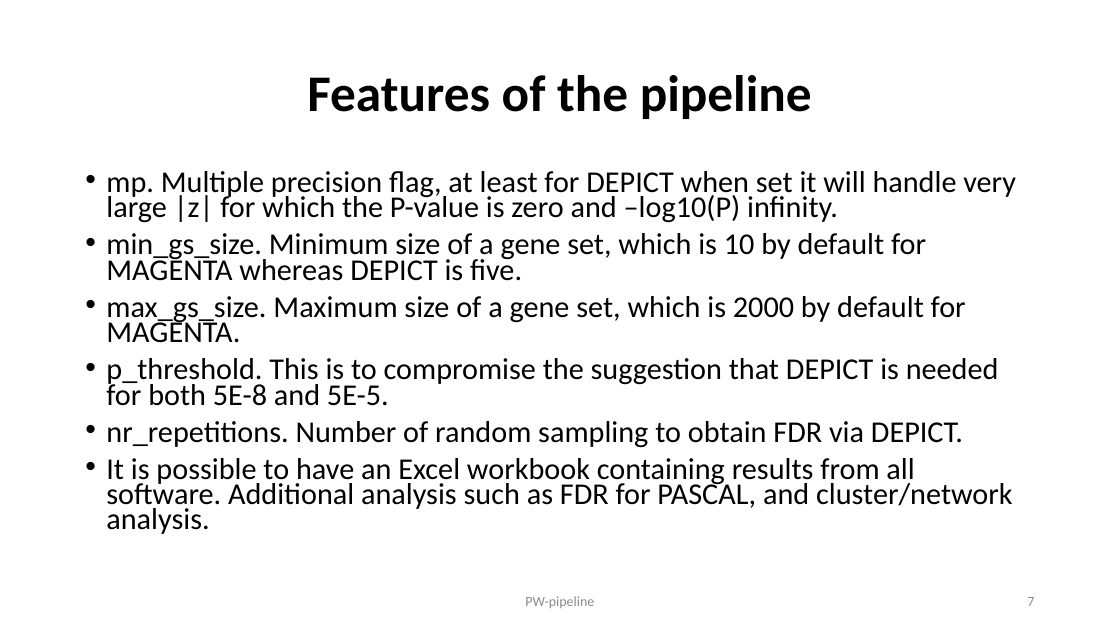
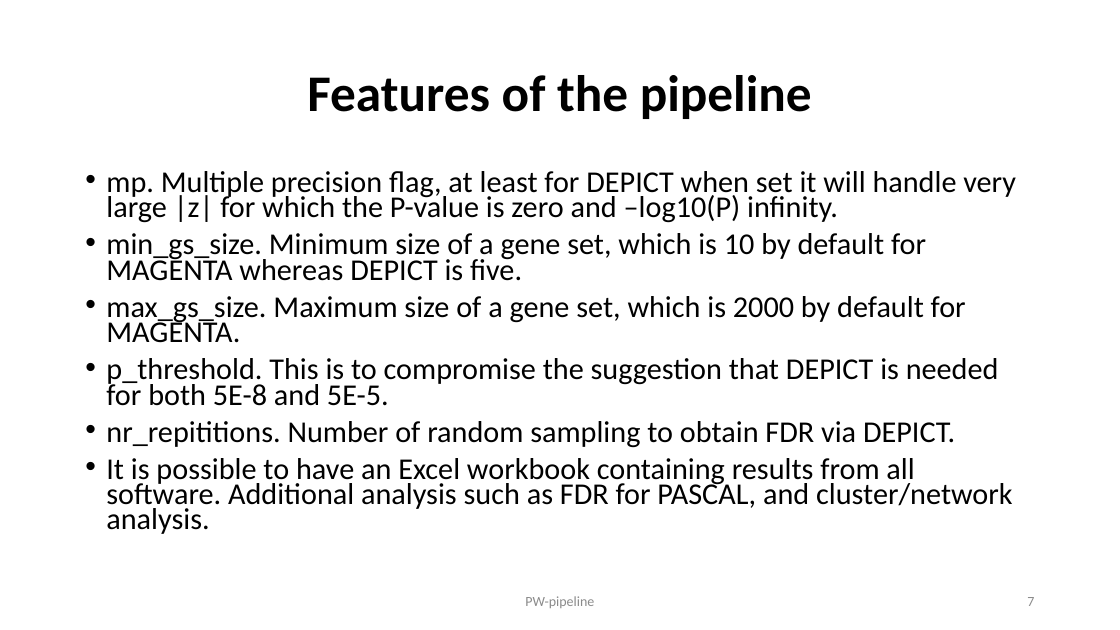
Before and after one commit to jinghuazhao/PW-pipeline, a slide deck: slide 7 of README.pptx. Drawn at 1120x630 pixels with LibreOffice and Linux fonts; fonts in the diff are those of the drawing. Boxes give left, top, right and bottom in pixels: in the first picture for what was removed or moved away, otherwise in the second. Text is boxed around its words. In the diff, an @@ line names an element or a change of style, - is before the commit and + after.

```diff
--- a/README.pptx
+++ b/README.pptx
@@ text at bbox=[106, 421, 955, 448]: text changed @@
-• nr_repetitions. Number of random sampling to obtain FDR via DEPICT.
+• nr_repititions. Number of random sampling to obtain FDR via DEPICT.
```
Also in this commit, not shown: 3 other slides changed.
